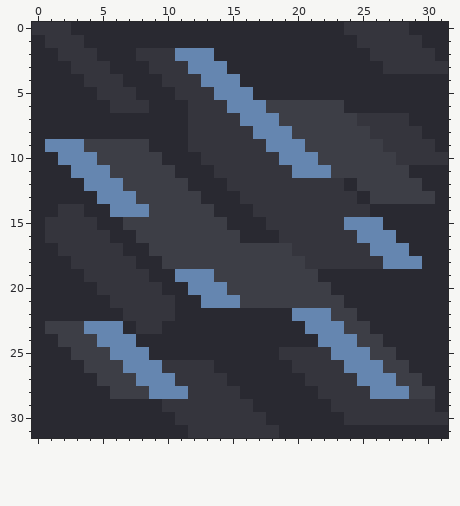
Edited in one commit: pixel-art sprite (main/assets-raw/sprites/blocks/fmonolith/environment/infused-sharpslate3.png). Above is the file before it was changed.
The file is 32x32 pixels.
And afterwards:
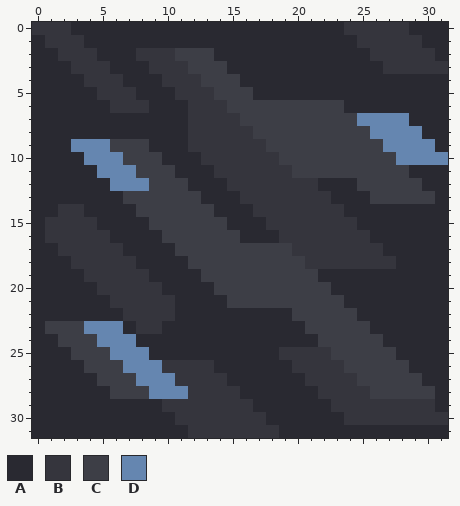
Palette (. is transparent): A #292931  B #35353d  C #3d3e46  D #6586b0
From old to new:
@@ x 0..31 @@
  1 ABBBAAAAAAAAAAAAAAAAAAAAABBBBBAA
- 2 AABBBAAABBBDDDAAAAAAAAAAAABBBBBA
- 3 AAABBBAAABBBDDDAAAAAAAAAAAABBBBB
- 4 AAAABBBAAABBBDDDAAAAAAAAAAAAAAAA
- 5 AAAAABBBAAABBBDDDAAAAAAAAAAAAAAA
- 6 AAAAAABBBAAABBBDDDCCCCCCAAAAAAAA
- 7 AAAAAAAAAAAABBBBDDDCCCCCCBBBBAAA
- 8 AAAAAAAAAAAABBBBBDDDCCCCCCBBBBAA
- 9 ADDDCCCCCAAABBBBBBDDDCCCCCCBBBBA
-10 AADDDCCCCCAAABBBBBBDDDCCCCCCBBBB
-11 AAADDDCCCCCAAABBBBBBDDDCCCCCCAAA
-12 AAAADDDCCCCCAAABBBBBBBBBACCCCCAA
-13 AAAAADDDCCCCCAAABBBBBBBBBACCCCCA
-14 AABBAADDDCCCCCAAABBBBBBBBBAAAAAA
-15 ABBBBAACCCCCCCCAAABBBBBBDDDAAAAA
-16 ABBBBBAACCCCCCCCAAABBBBBBDDDAAAA
-17 AABBBBBAACCCCCCCCCCCBBBBBBDDDAAA
-18 AAABBBBBAACCCCCCCCCCCBBBBBBDDDAA
-19 AAAABBBBBAADDDCCCCCCCCAAAAAAAAAA
-20 AAAAABBBBBAADDDCCCCCCCCAAAAAAAAA
-21 AAAAAABBBBBAADDDCCCCCCCCAAAAAAAA
-22 AAAAAAABBBBAAAAAAAAADDDCCAAAAAAA
-23 ACCCDDDABBAAAAAAAAAAADDDCCAAAAAA
-24 AACCCDDDAAAAAAAAAAAAAADDDCCAAAAA
-25 AAACCCDDDAAAAAAAAAABBBBDDDCCAAAA
-26 AAAACCCDDDBBBBAAAAAABBBBDDDCCAAA
-27 AAAAACCCDDDBBBBAAAAAABBBBDDDCCAA
-28 AAAAAACCCDDDBBBBAAAAAABBBBDDDCCA
+ 2 AABBBAAABBBCCCAAAAAAAAAAAABBBBBA
+ 3 AAABBBAAABBBCCCAAAAAAAAAAAABBBBB
+ 4 AAAABBBAAABBBCCCAAAAAAAAAAAAAAAA
+ 5 AAAAABBBAAABBBCCCAAAAAAAAAAAAAAA
+ 6 AAAAAABBBAAABBBCCCCCCCCCAAAAAAAA
+ 7 AAAAAAAAAAAABBBBCCCCCCCCCDDDDAAA
+ 8 AAAAAAAAAAAABBBBBCCCCCCCCCDDDDAA
+ 9 AAADDDCCCAAABBBBBBCCCCCCCCCDDDDA
+10 AAAADDDCCCAAABBBBBBCCCCCCCCCDDDD
+11 AAAAADDDCCCAAABBBBBBCCCCCCCCCAAA
+12 AAAAAADDDCCCAAABBBBBBBAAACCCCCAA
+13 AAAAAAACCCCCCAAABBBBBBBAAACCCCCA
+14 AABBAAAACCCCCCAAABBBBBBBAAAAAAAA
+15 ABBBBAAAACCCCCCAAABBBBBBBAAAAAAA
+16 ABBBBBAAAACCCCCCAAABBBBBBBAAAAAA
+17 AABBBBBAAAACCCCCCCCCBBBBBBBAAAAA
+18 AAABBBBBAAAACCCCCCCCCBBBBBBBAAAA
+19 AAAABBBBBAAAACCCCCCCCCAAAAAAAAAA
+20 AAAAABBBBBAAAACCCCCCCCCAAAAAAAAA
+21 AAAAAABBBBBAAAACCCCCCCCCAAAAAAAA
+22 AAAAAAABBBBAAAAAAAAACCCCCAAAAAAA
+23 ACCCDDDABBAAAAAAAAAAACCCCCAAAAAA
+24 AACCCDDDAAAAAAAAAAAAAACCCCCAAAAA
+25 AAACCCDDDAAAAAAAAAABBBBCCCCCAAAA
+26 AAAACCCDDDBBBBAAAAAABBBBCCCCCAAA
+27 AAAAACCCDDDBBBBAAAAAABBBBCCCCCAA
+28 AAAAAACCCDDDBBBBAAAAAABBBBCCCCCA
 29 AAAAAAAAAABBBBBBBAAAAAABBBBBBBBA
Pixel boxes of the changes (left, top, right, bottom) in both pictures:
changed: (45, 48, 448, 399)
